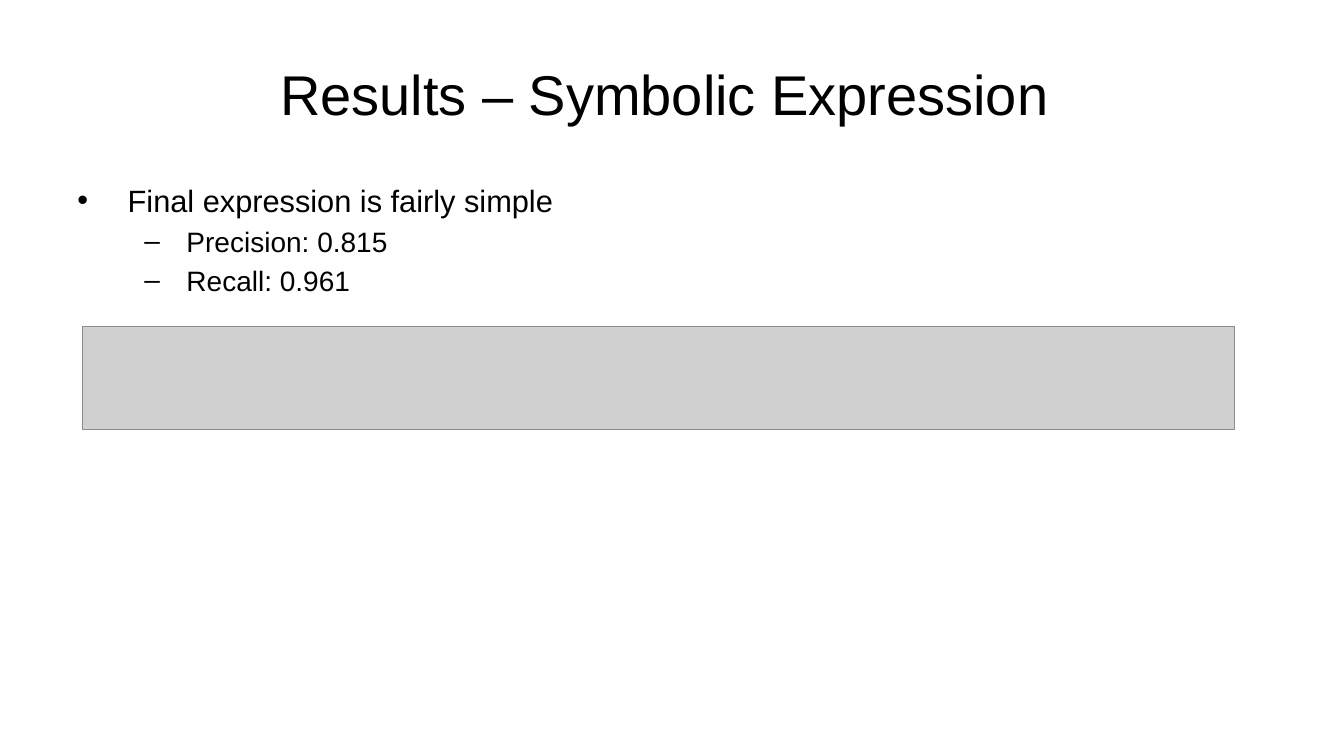
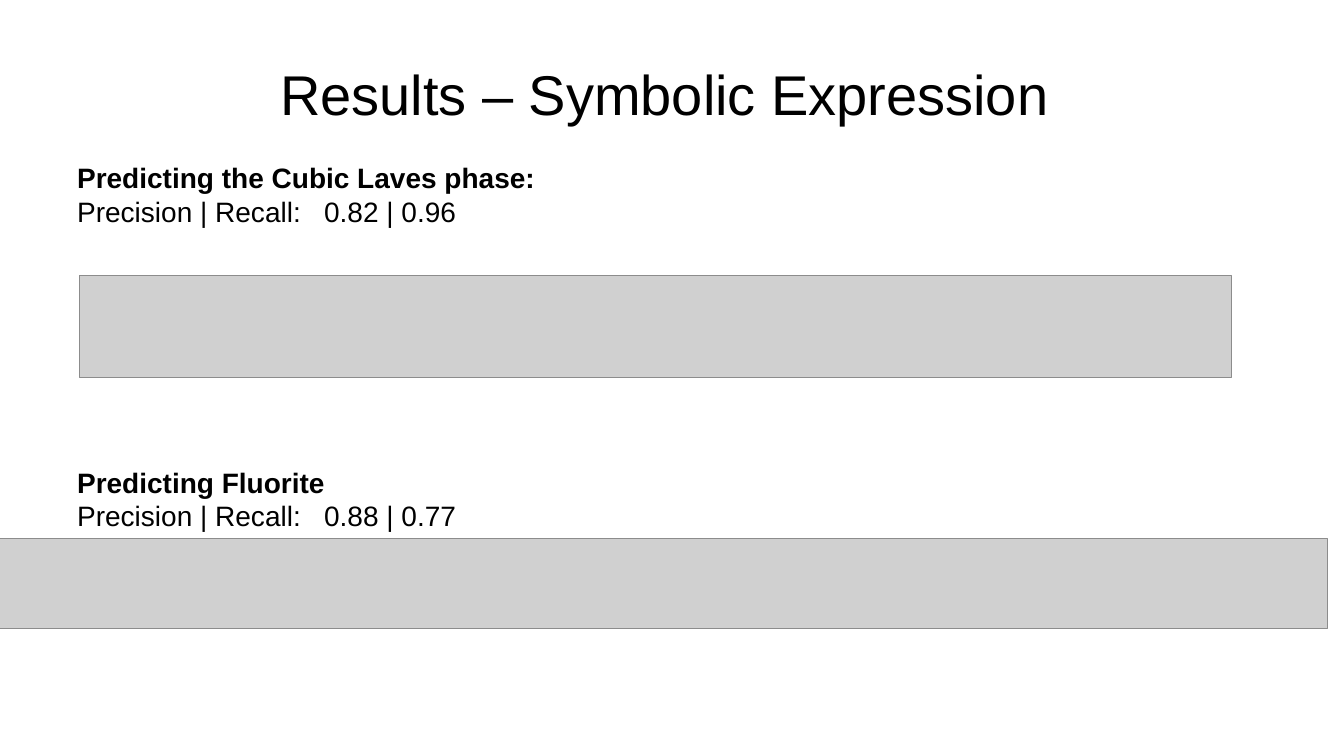
Before and after one commit to AlbertVong/Mat-Hack-2023, a slide deck: slide 8 of powerpoint_slides/final_presentation_av.pptx. Drawn at 1344x756 pixels with LibreOffice and Linux fonts; fonts in the diff are those of the drawing; grey boxes stand for pictures; background and template pictures are left out. Boxes give left, top, right and bottom in pixels: in the first picture for what was removed or moved away, otherwise in the second. Text is boxed around its words. In the diff, an @@ line names an element or a change of style, - is before the commit and + after.

Commit message:
include fluorite in ppt, other tweaks

```diff
--- a/powerpoint_slides/final_presentation_av.pptx
+++ b/powerpoint_slides/final_presentation_av.pptx
@@ text added at bbox=[77, 167, 534, 223], 20 pt, text #000000, bold @@
+Predicting the Cubic Laves phase:
+Precision | Recall: 0.82 | 0.96
@@ text removed at bbox=[128, 189, 553, 292] @@
-• Final expression is fairly simple
-  – Precision: 0.815
-  – Recall: 0.961
@@ picture: place and size @@
-picture at bbox=[83, 327, 1235, 429]
+picture at bbox=[80, 276, 1232, 378]
@@ text added at bbox=[77, 472, 456, 527], 20 pt, text #000000 @@
+Predicting Fluorite
+Precision | Recall: 0.88 | 0.77
@@ picture added at bbox=[0, 538, 1327, 628] @@
```
Also in this commit, not shown: 1 other slide changed, 1 slide added.
